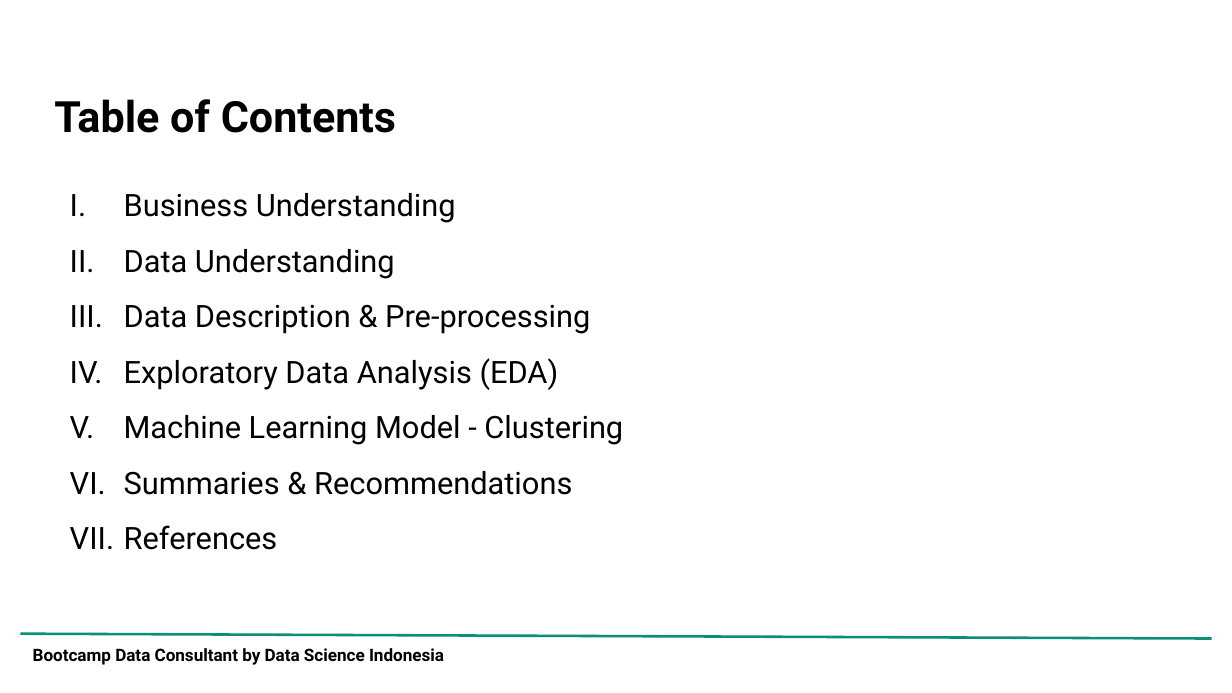
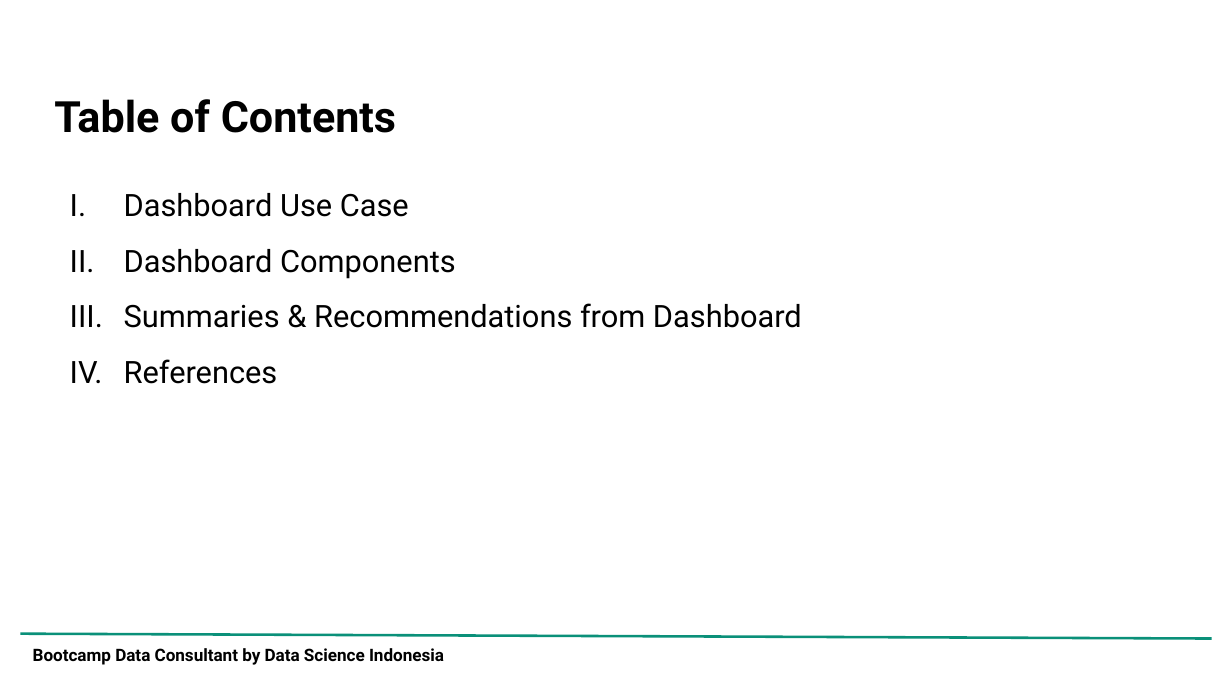
Before and after one commit to adrn-mm/DSLS_Mini-Project-DA_Adrian-Maulana-Muhammad, a slide deck: slide 2 of reports/Project Report_Mini Project DA_Adrian Maulana Muhammad.pptx. Drawn at 1232x693 pixels with LibreOffice and Linux fonts; fonts in the diff are those of the drawing; background and template pictures are left out. Boxes give left, top, right and bottom in pixels: in the first picture for what was removed or moved away, otherwise in the second. Text is boxed around its words. In the diff, an @@ line names an element or a change of style, - is before the commit and + after.

```diff
--- a/reports/Project Report_Mini Project DA_Adrian Maulana Muhammad.pptx
+++ b/reports/Project Report_Mini Project DA_Adrian Maulana Muhammad.pptx
@@ text at bbox=[124, 193, 802, 328]: text changed @@
-I. Business Understanding
-II. Data Understanding
-III. Data Description & Pre-processing
-IV. Exploratory Data Analysis (EDA)
-V. Machine Learning Model - Clustering
-VI. Summaries & Recommendations
+I. Dashboard Use Case
+II. Dashboard Components
+III. Summaries & Recommendations from Dashboard
```
Also in this commit, not shown: 6 other slides changed, 4 slides added, 36 slides removed, 1 other file.
